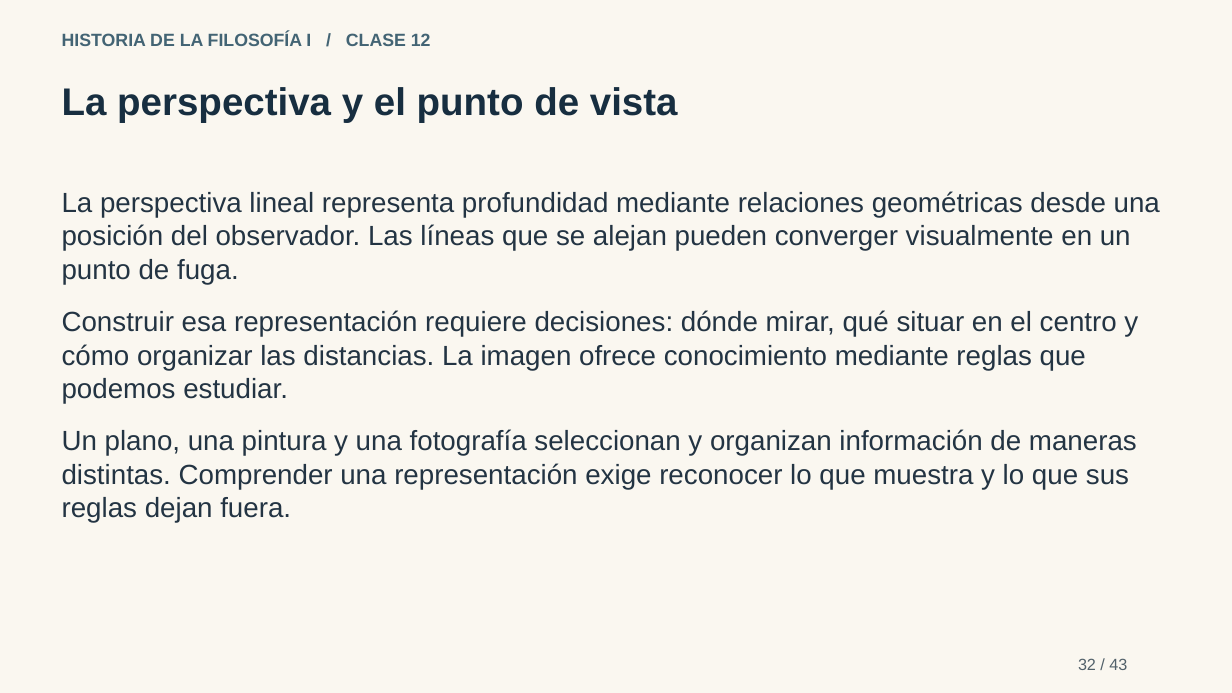
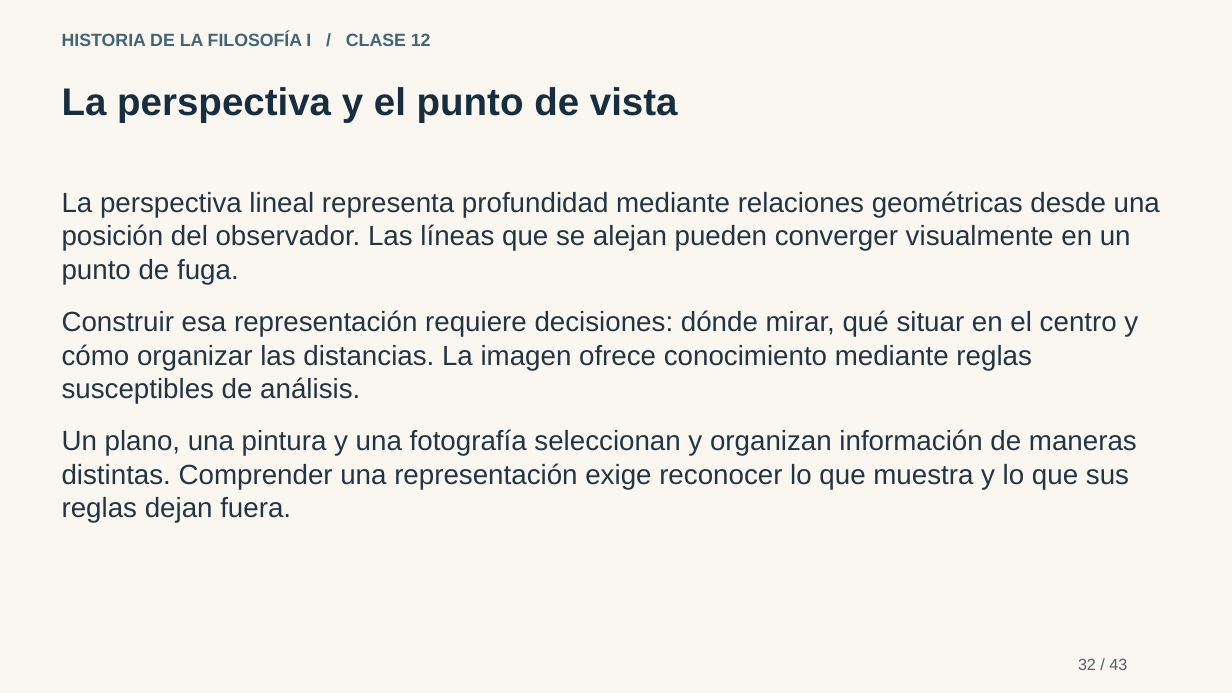
Before and after one commit to JAMC1805/JAMC1805.github.io, a slide deck: slide 32 of materiales/Historia-I-Clase-12-didactica.pptx. Drawn at 1232x693 pixels with LibreOffice and Linux fonts; fonts in the diff are those of the drawing. Boxes give left, top, right and bottom in pixels: in the first picture for what was removed or moved away, otherwise in the second. Text is boxed around its words. In the diff, an @@ line names an element or a change of style, - is before the commit and + after.

```diff
--- a/materiales/Historia-I-Clase-12-didactica.pptx
+++ b/materiales/Historia-I-Clase-12-didactica.pptx
@@ text at (62, 310, 1138, 403): text changed @@
-Construir esa representación requiere decisiones: dónde mirar, qué situar en el centro y cómo organizar las distancias. La imagen ofrece conocimiento mediante reglas que podemos estudiar.
+Construir esa representación requiere decisiones: dónde mirar, qué situar en el centro y cómo organizar las distancias. La imagen ofrece conocimiento mediante reglas susceptibles de análisis.
```
Also in this commit, not shown: 13 other slides changed, 8 other files.
